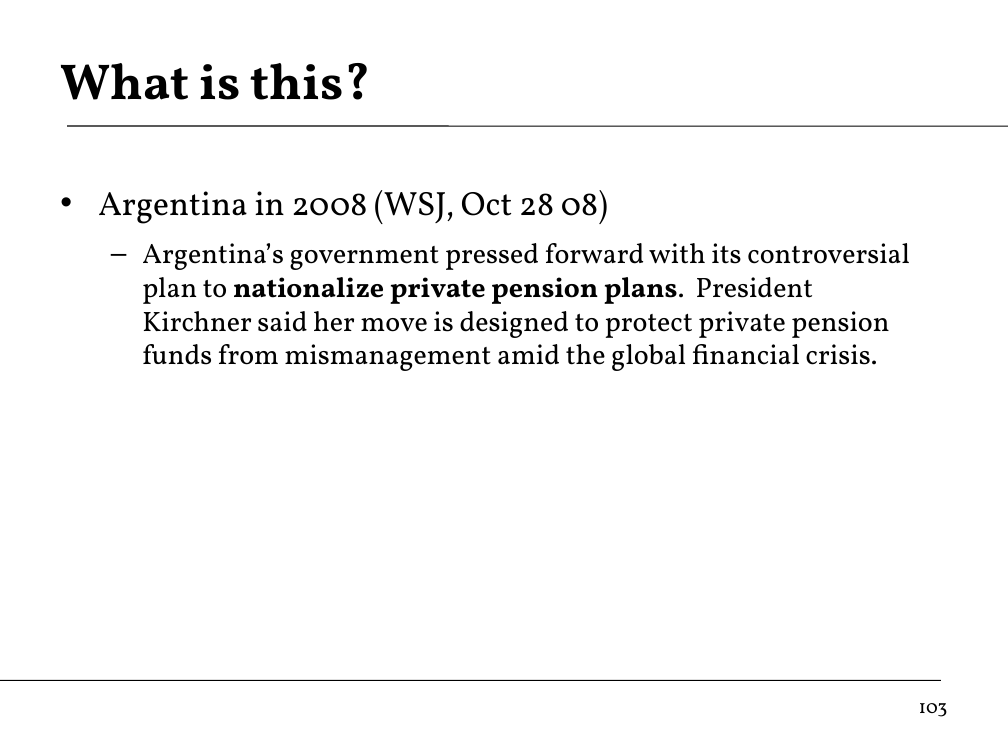
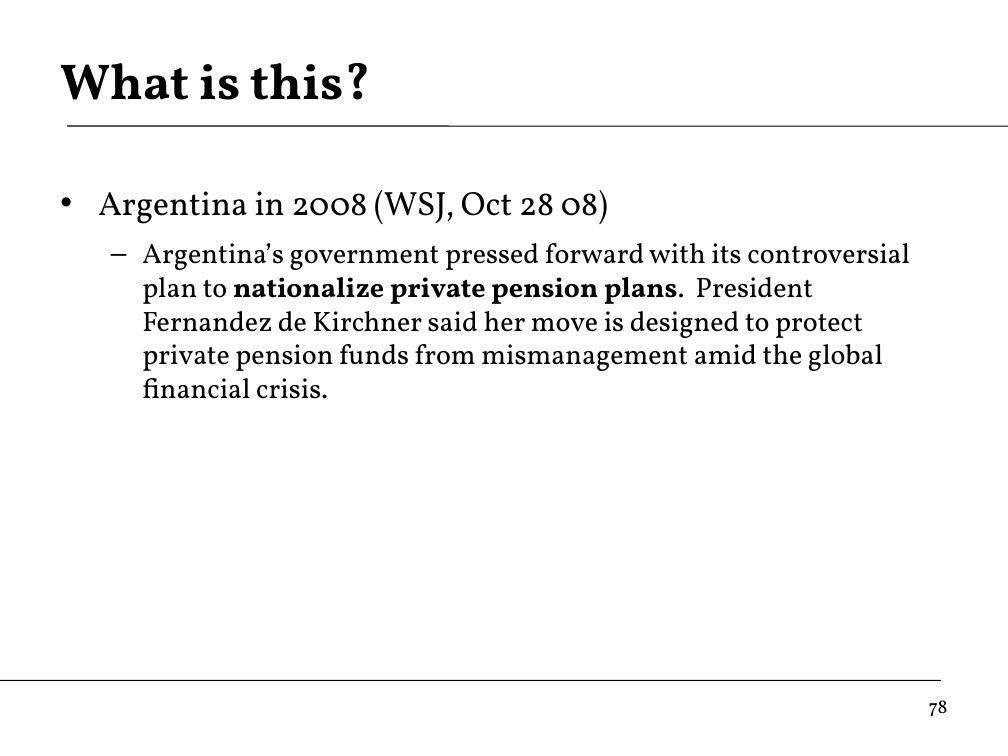
Before and after one commit to DaveBackus/Global_Economy, a slide deck: slide 78 of Slides/slides_growth2_f14.pptx (slide 103 before the commit). Drawn at 1008x756 pixels with LibreOffice and Linux fonts; fonts in the diff are those of the drawing. Boxes give left, top, right and bottom in pixels: in the first picture for what was removed or moved away, otherwise in the second. Text is boxed around its words. In the diff, an @@ line names an element or a change of style, - is before the commit and + after.

```diff
--- a/Slides/slides_growth2_f14.pptx
+++ b/Slides/slides_growth2_f14.pptx
@@ text at (142, 243, 910, 399): text changed @@
-  – Argentina’s government pressed forward with its controversial plan to nationalize private pension plans. President Kirchner said her move is designed to protect private pension funds from mismanagement amid the global financial crisis.
+  – Argentina’s government pressed forward with its controversial plan to nationalize private pension plans. President Fernandez de Kirchner said her move is designed to protect private pension funds from mismanagement amid the global financial crisis.
@@ page number at (929, 700, 948, 717): text changed @@
-103
+78
```
Also in this commit, not shown: 28 other slides changed, 10 slides added, 13 slides removed, 11 other files.
